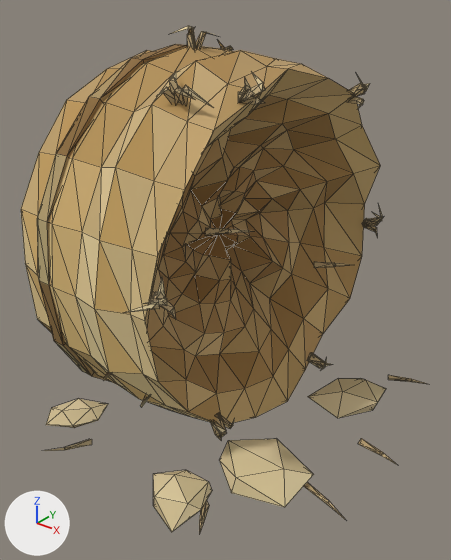
A saved change to the glTF model examples/generated/hf-wave2/haystack-used.clunk-optimized.glb.
One viewpoint serves both versions: a camera (50 mm lens) standing at (1.24, -1.81, 1.63) and looking at (-0.1, -0.14, 0.59). Arrows for +X, +Y and +Z are at lower left; the lights stay in place. The first picture is the older version. Mesh edges are drawn as thin lines. Where no turn or scale is listed for an object, it has been applied to the vertices. Vertices at exactly the same position are counted once.

In view in the first picture: 'bale', 'loose_straw', 'twine'.
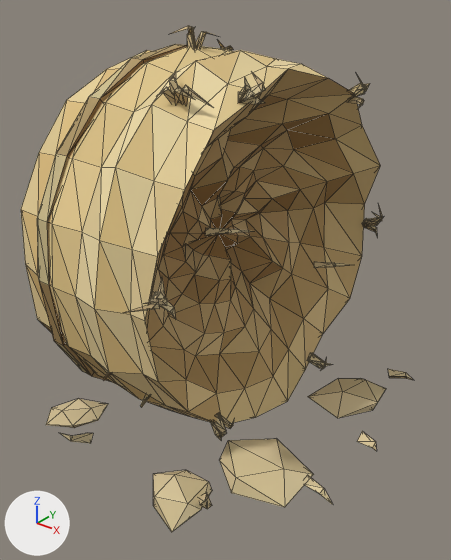
Location of each change, (x1, y1, x2, y2) in pixels of the pictures (451 x 560 px; the box of a moved part takes in the faces that stretch with it):
```json
{"object": "loose_straw", "change": "reshaped", "before": [44, 26, 427, 534], "after": [46, 26, 413, 532]}
{"part": 1, "of": "me_mesh_0", "change": "recoloured", "before": [21, 46, 364, 423], "after": [21, 46, 364, 423]}
{"part": 2, "of": "me_mesh_1", "change": "moved or reshaped", "before": [101, 44, 187, 98], "after": [101, 44, 187, 98]}
{"part": 3, "of": "me_mesh_1", "change": "recoloured", "before": [37, 44, 187, 407], "after": [37, 44, 187, 407]}
{"part": 4, "of": "me_mesh_2", "change": "deleted", "before": [199, 500, 209, 534]}
{"part": 5, "of": "me_mesh_2", "change": "deleted", "before": [44, 439, 92, 451]}
{"part": 6, "of": "me_mesh_2", "change": "deleted", "before": [304, 482, 344, 518]}
{"part": 7, "of": "me_mesh_2", "change": "deleted", "before": [358, 438, 397, 465]}
{"part": 8, "of": "me_mesh_2", "change": "deleted", "before": [388, 375, 427, 384]}
{"part": 9, "of": "me_mesh_2", "change": "added", "after": [305, 431, 376, 505]}
{"part": 10, "of": "me_mesh_2", "change": "added", "after": [388, 369, 413, 380]}
{"part": 11, "of": "me_mesh_2", "change": "added", "after": [199, 493, 212, 509]}
{"part": 12, "of": "me_mesh_2", "change": "added", "after": [60, 433, 93, 443]}
{"part": 13, "of": "me_mesh_2", "change": "recoloured", "before": [124, 26, 377, 436], "after": [124, 26, 377, 436]}
```

Scene script edits in JSON lines:
```json
{"block": "me_mesh_0", "where": "me_mesh_0.from_pydata(...)  # 382 vertices, 760 faces; spans x -0.606..0.119, y -0.733..0.728, z 0.0..1.405"}
{"block": "me_mesh_0", "where": "# used by ob_bale; location = (0.0, 0.0, 0.0)"}
{"block": "me_mesh_0", "change": "me_mesh_0 part 1: 736 kept faces spanning x -0.606..0.119, y -0.733..0.728, z 0.0..1.405 get new vertex colours"}
{"block": "me_mesh_1", "where": "me_mesh_1.from_pydata(...)  # 94 vertices, 138 faces; spans x -0.447..-0.054, y -0.723..0.729, z 0.009..1.404"}
{"block": "me_mesh_1", "where": "# used by ob_twine; location = (0.0, 0.0, 0.0)"}
{"block": "me_mesh_1", "change": "me_mesh_1 part 2"}
{"op": "set", "path": "me_mesh_1.vertices[1].co", "old": "(-0.393, 0.0, 1.404)", "new": "(-0.393, -0.227, 1.374)", "note": "pixel (186, 45) -> pixel (142, 59)"}
{"op": "set", "path": "me_mesh_1.vertices[2].co", "old": "(-0.393, -0.227, 1.374)", "new": "(-0.393, 0.0, 1.404)", "note": "pixel (142, 59) -> pixel (186, 45)"}
{"block": "me_mesh_1", "change": "me_mesh_1 part 3: 122 kept faces spanning x -0.447..-0.054, y -0.723..0.729, z 0.009..1.404 get new vertex colours"}
{"block": "me_mesh_2", "where": "# used by ob_loose_straw; location = (0.0, 0.0, 0.0)"}
{"op": "remove", "block": "me_mesh_2", "code": "me_mesh_2.from_pydata(...)  # 384 vertices, 512 faces; spans x -0.8..0.64, y -0.82..0.76, z 0.0..1.47"}
{"op": "add", "block": "me_mesh_2", "code": "me_mesh_2.from_pydata(...)  # 384 vertices, 518 faces; spans x -0.74..0.56, y -0.8..0.76, z 0.0..1.47"}
{"block": "me_mesh_2", "change": "me_mesh_2 part 4: the loose piece of 7 vertices spanning x 0.19..0.3, y -0.77..-0.61, z 0.02..0.07 is deleted"}
{"block": "me_mesh_2", "change": "me_mesh_2 part 5: the loose piece of 7 vertices spanning x -0.43..-0.33, y -0.82..-0.65, z 0.02..0.04 is deleted"}
{"block": "me_mesh_2", "change": "me_mesh_2 part 6: the loose piece of 7 vertices spanning x 0.42..0.6, y -0.37..-0.33, z 0.0..0.04 is deleted"}
{"block": "me_mesh_2", "change": "me_mesh_2 part 7: the loose piece of 7 vertices spanning x 0.46..0.64, y -0.07..-0.01, z 0.02..0.05 is deleted"}
{"block": "me_mesh_2", "change": "me_mesh_2 part 8: the loose piece of 7 vertices spanning x 0.35..0.51, y 0.43..0.54, z 0.0..0.04 is deleted"}
{"block": "me_mesh_2", "change": "me_mesh_2 part 9: 14 vertices added at x 0.41..0.56, y -0.37..0.0, z 0.02..0.08"}
{"block": "me_mesh_2", "change": "me_mesh_2 part 10: 7 vertices added at x 0.35..0.45, y 0.42..0.52, z 0.01..0.06"}
{"block": "me_mesh_2", "change": "me_mesh_2 part 11: 7 vertices added at x 0.18..0.26, y -0.69..-0.61, z 0.02..0.13"}
{"block": "me_mesh_2", "change": "me_mesh_2 part 12: 7 vertices added at x -0.43..-0.33, y -0.74..-0.65, z 0.03..0.08"}
{"block": "me_mesh_2", "change": "me_mesh_2 part 13: 367 kept faces spanning x -0.57..0.14, y -0.8..0.76, z 0.04..1.47 get new vertex colours; the middle colour goes from beige #cbb68b to beige #ccb78c"}
{"block": "me_mesh_2", "change": "other edits to the shape of me_mesh_2 do not show in these pictures"}
```
